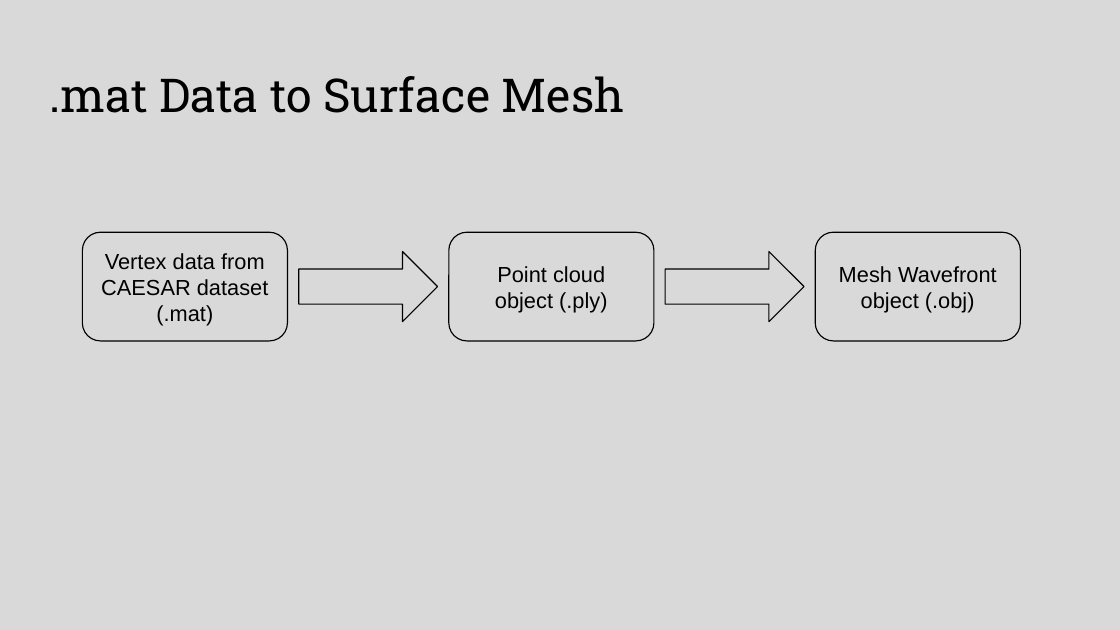
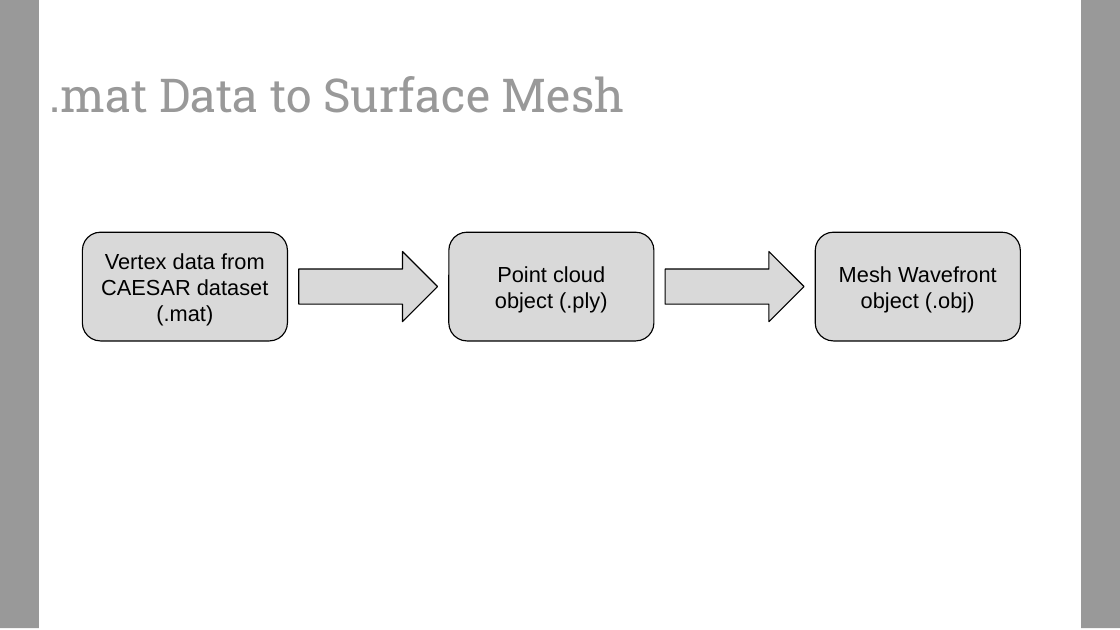
Before and after one commit to sushant-thapa/Future-of-Clothing-A-technological-approach, a slide deck: slide 11 of Future of Clothing, a progress slide.pptx. Drawn at 1120x630 pixels with LibreOffice and Linux fonts; fonts in the diff are those of the drawing. Boxes give left, top, right and bottom in pixels: in the first picture for what was removed or moved away, otherwise in the second. Text is boxed around its words. In the diff, an @@ line names an element or a change of style, - is before the commit and + after.

Commit message:
This version has colours as indicators rather than entire background.

```diff
--- a/Future of Clothing, a progress slide.pptx
+++ b/Future of Clothing, a progress slide.pptx
@@ background #D9D9D9 to #FFFFFF @@
@@ rectangle added at (x1=0, y1=0, x2=39, y2=627), fill #999999 @@
@@ rectangle added at (x1=1081, y1=0, x2=1120, y2=627), fill #999999 @@
@@ title ".mat Data to Surface Mesh" at (x1=49, y1=76, x2=625, y2=113): text colour #000000 to #999999 @@
```
Also in this commit, not shown: 9 other slides changed.
